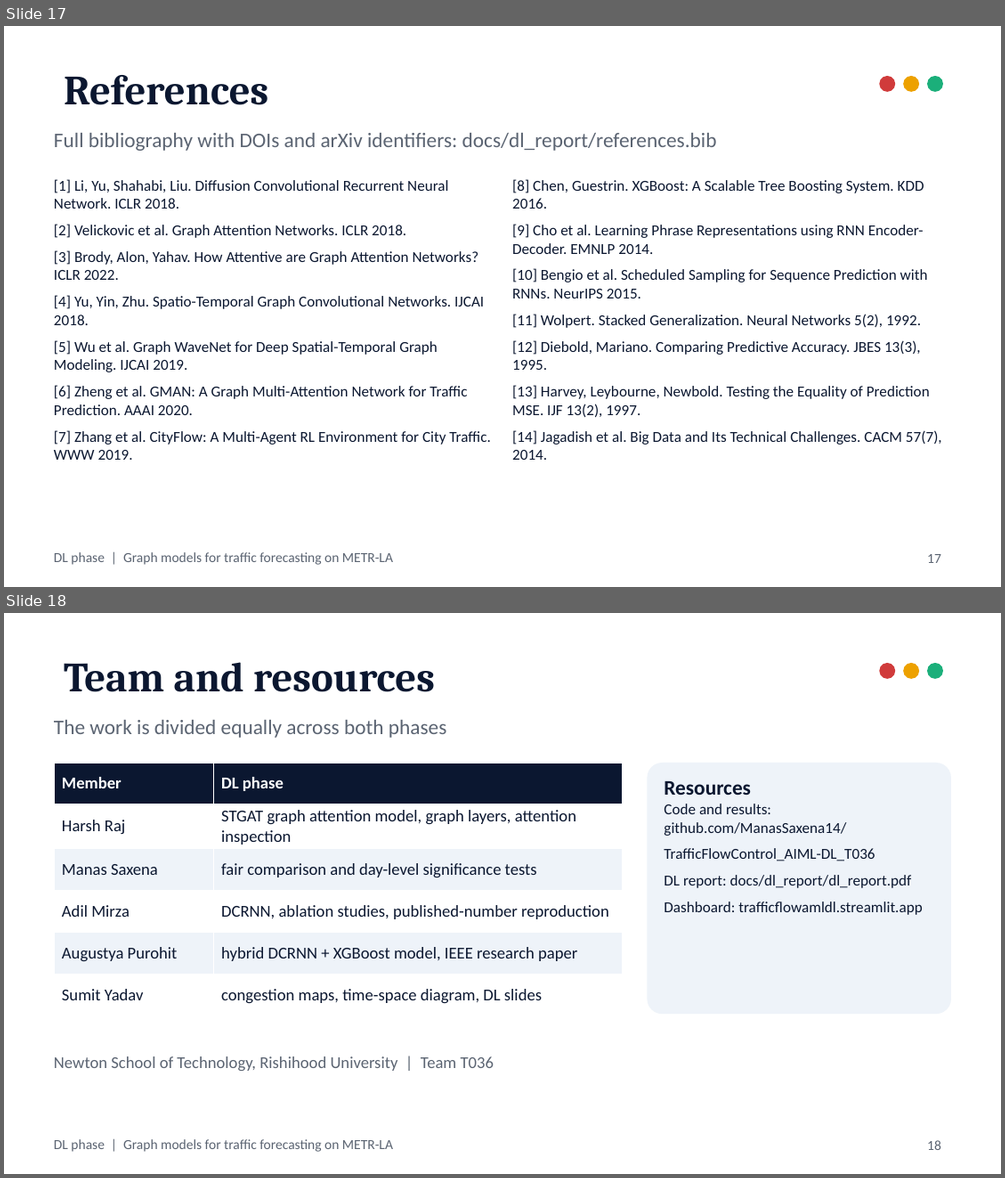
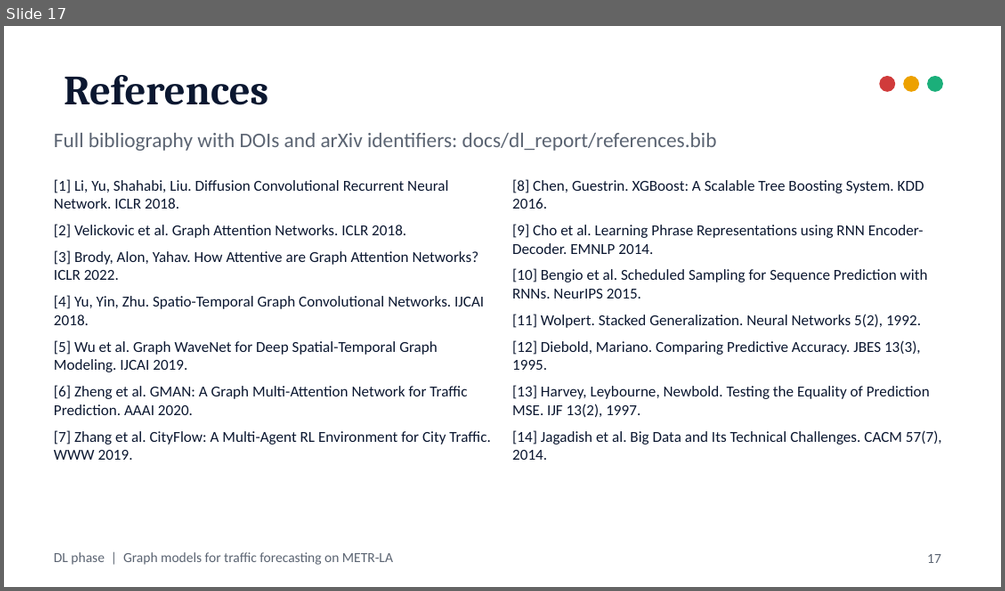
Before and after one commit to ManasSaxena14/MetroFlow_MachineAndDeepLearning, a slide deck: docs/presentation/DL_Graph_Models.pptx. Shown one above the other, each under a label of ours: slides 17 and 18 before the commit, slide 17 after it. The pictures are 1005x1178 and 1005x591 pixels, drawn with LibreOffice and Linux fonts; fonts in the diff are those of the drawing. Boxes give left, top, right and bottom in pixels: in the first picture for what was removed or moved away, otherwise in the second. Text is boxed around its words. In the diff, an @@ line names an element or a change of style, - is before the commit and + after.

Commit message:
Update team contributions and remove the team slide from the DL deck
Expand Manas Saxena's contributions (XGBoost and Random Forest tuning, the
hybrid model, the published-number reproduction, the DL report and README),
narrow Adil Mirza's and Augustya Purohit's accordingly, in the README and
the DL report. The DL deck drops its team slide and now has 17 slides.

```diff
--- a/docs/presentation/DL_Graph_Models.pptx
+++ b/docs/presentation/DL_Graph_Models.pptx
@@ slide 18 removed at (4, 613, 1001, 1174), background #FFFFFF; not listed: 1 template element that a slide beside it also shows @@
@@ title removed at (64, 662, 435, 692) @@
-Team and resources
@@ ellipse removed at (879, 663, 895, 679) @@
@@ ellipse removed at (903, 663, 919, 679) @@
@@ ellipse removed at (927, 663, 943, 679) @@
@@ text removed at (54, 720, 446, 738) @@
-The work is divided equally across both phases
@@ table removed at (54, 763, 622, 1013), 6 rows, 2 columns @@
-Member | DL phase
-Harsh Raj | STGAT graph attention model, graph layers, attention inspection
-Manas Saxena | fair comparison and day-level significance tests
-Adil Mirza | DCRNN, ablation studies, published-number reproduction
-Augustya Purohit | hybrid DCRNN + XGBoost model, IEEE research paper
-Sumit Yadav | congestion maps, time-space diagram, DL slides
@@ rounded rectangle removed at (647, 763, 951, 1013) @@
@@ text removed at (663, 781, 922, 915) @@
-Resources
-Code and results: github.com/ManasSaxena14/
-TrafficFlowControl_AIML-DL_T036
-DL report: docs/dl_report/dl_report.pdf
-Dashboard: trafficflowamldl.streamlit.app
@@ text removed at (54, 1056, 494, 1070) @@
-Newton School of Technology, Rishihood University | Team T036
@@ page number removed at (927, 1140, 941, 1150) @@
-18
```
Also in this commit, not shown: 4 other files.
